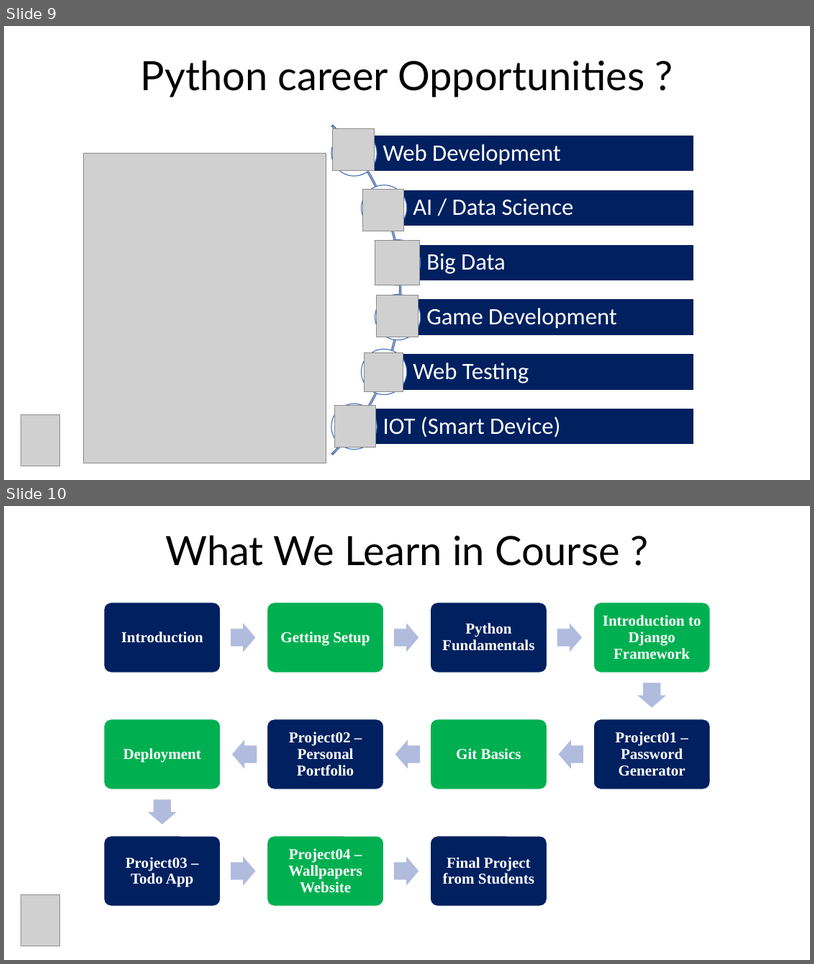
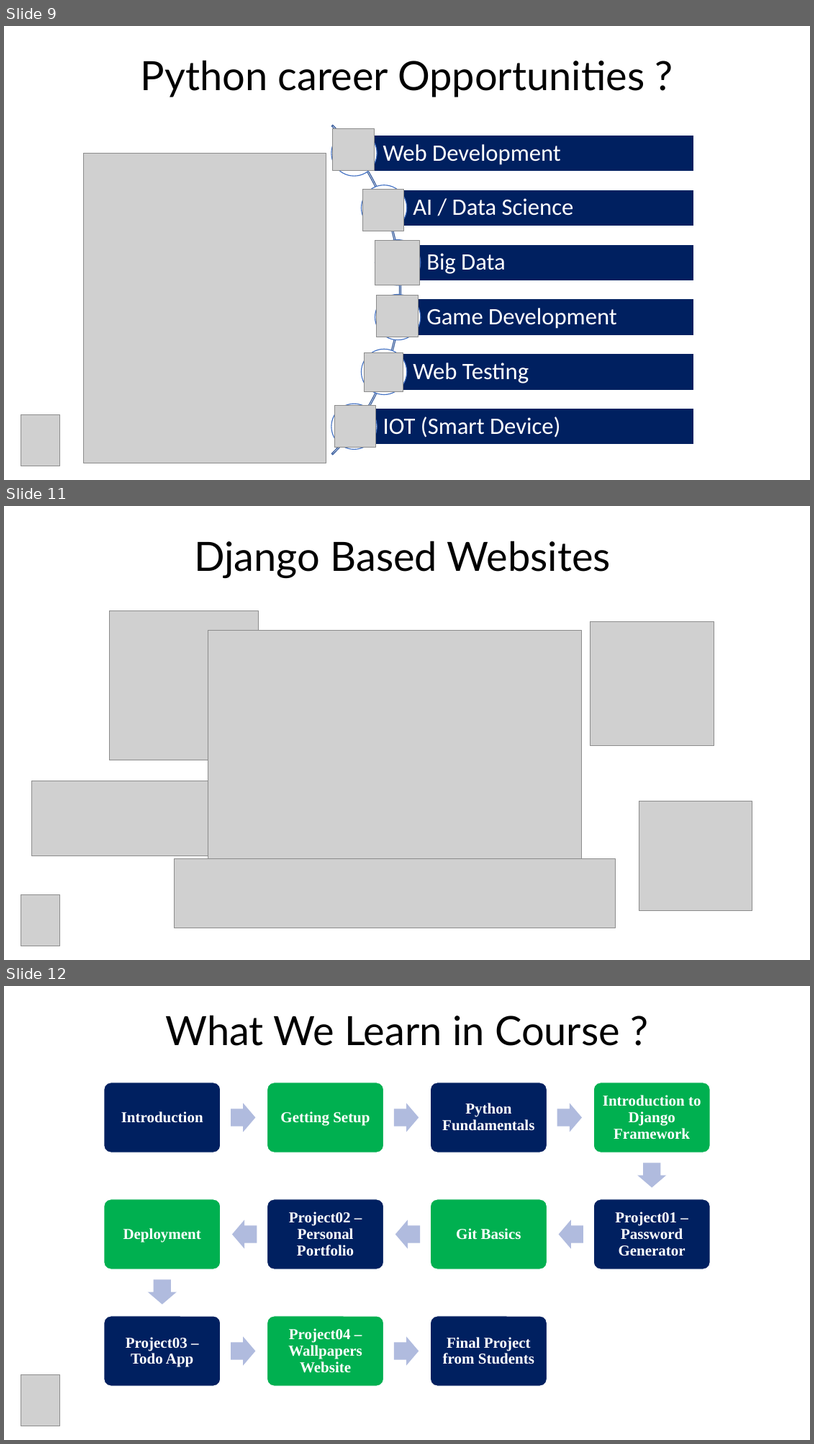
Before and after one commit to abdullah5naveed/PythonStudyMaterial, a slide deck: PythonWithDjangoIntro.pptx. Shown one above the other, each under a label of ours: slides 9 and 10 before the commit, slides 9, 11 and 12 after it; the slides between them are not shown. The pictures are 814x964 and 814x1444 pixels, drawn with LibreOffice and Linux fonts; fonts in the diff are those of the drawing; grey boxes stand for pictures. Boxes give left, top, right and bottom in pixels: in the first picture for what was removed or moved away, otherwise in the second. Text is boxed around its words. In the diff, an @@ line names an element or a change of style, - is before the commit and + after.

```diff
--- a/PythonWithDjangoIntro.pptx
+++ b/PythonWithDjangoIntro.pptx
@@ slide 11 added at [4, 506, 810, 960], background #FFFFFF @@
@@ text added at [194, 541, 611, 579], 48 pt, text #000000 @@
+Django Based Websites
@@ picture added at [109, 610, 259, 760] @@
@@ picture added at [208, 631, 581, 864] @@
@@ picture added at [590, 621, 714, 746] @@
@@ picture added at [32, 780, 306, 856] @@
@@ picture added at [640, 800, 752, 911] @@
@@ picture added at [174, 859, 615, 928] @@
@@ picture added at [21, 894, 59, 946] @@
@@ what was slide 10 is now slide 12 @@
```
Also in this commit, not shown: 1 other slide added.
